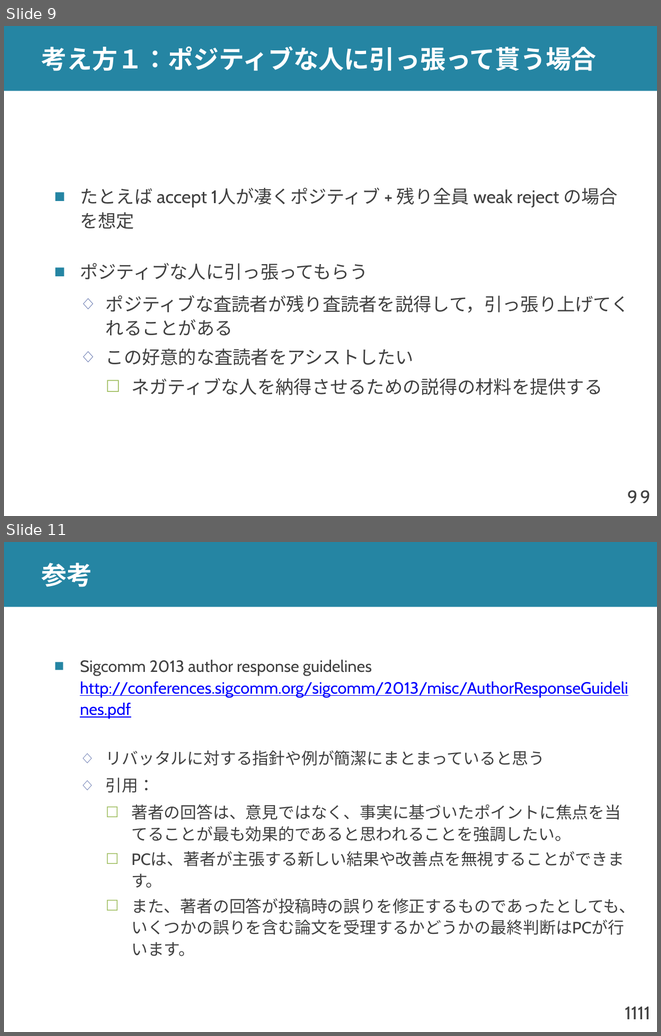
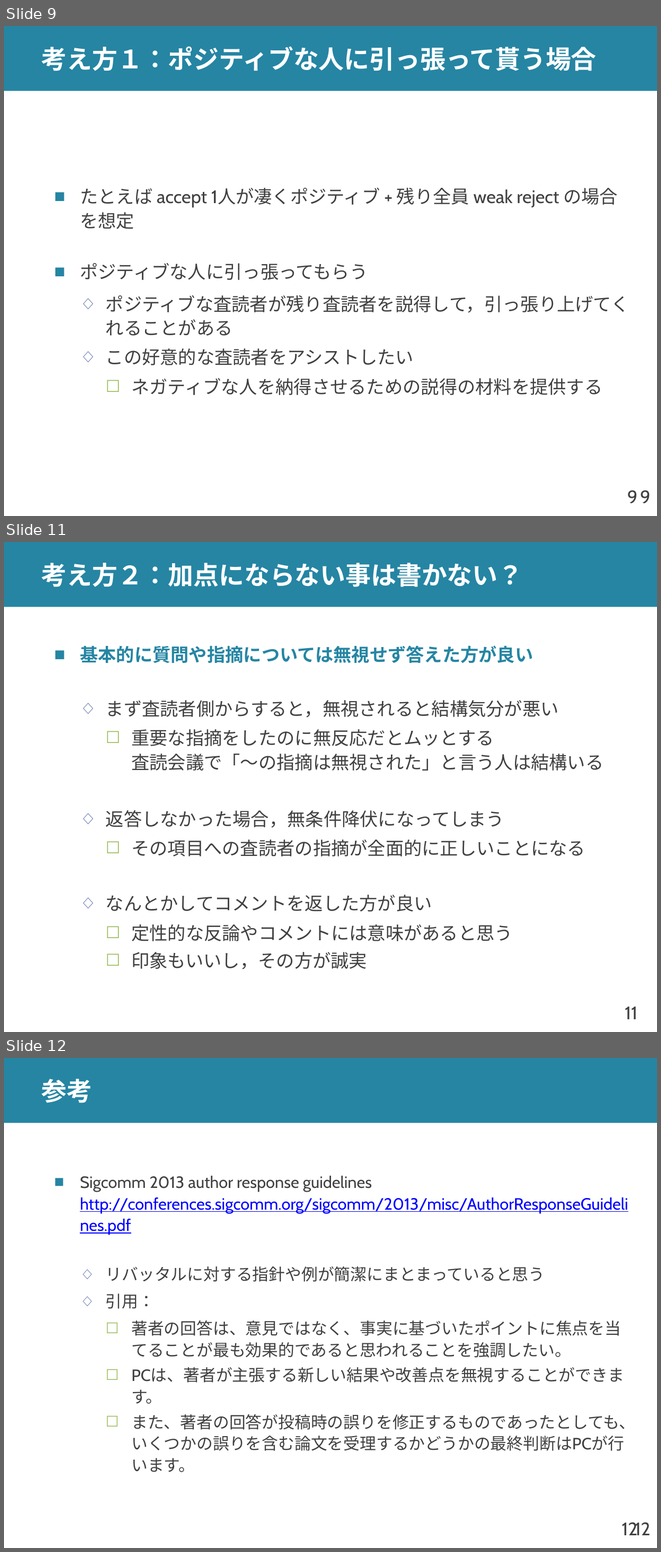
Before and after one commit to shioya-lab/how-to, a slide deck: rebuttal.pptx. Shown one above the other, each under a label of ours: slides 9 and 11 before the commit, slides 9, 11 and 12 after it; the slides between them are not shown. The pictures are 661x1036 and 661x1552 pixels, drawn with LibreOffice and Linux fonts; fonts in the diff are those of the drawing. Boxes give left, top, right and bottom in pixels: in the first picture for what was removed or moved away, otherwise in the second. Text is boxed around its words. In the diff, an @@ line names an element or a change of style, - is before the commit and + after.

```diff
--- a/rebuttal.pptx
+++ b/rebuttal.pptx
@@ slide 11 added at [4, 542, 657, 1032], background #FFFFFF; not listed: 2 template elements that a slide beside it also shows @@
@@ title added at [42, 563, 523, 587], 28 pt, text #FFFFFF, bold @@
+考え方２：加点にならない事は書かない？
@@ text added at [80, 645, 603, 969], 20 pt, text #404040 @@
+■ 基本的に質問や指摘については無視せず答えた方が良い
+  ◇ まず査読者側からすると，無視されると結構気分が悪い
+    ☐ 重要な指摘をしたのに無反応だとムッとする
+      査読会議で「～の指摘は無視された」と言う人は結構いる
+  ◇ 返答しなかった場合，無条件降伏になってしまう
+    ☐ その項目への査読者の指摘が全面的に正しいことになる
+  ◇ なんとかしてコメントを返した方が良い
+    ☐ 定性的な反論やコメントには意味があると思う
+    ☐ 印象もいいし，その方が誠実
@@ what was slide 11 is now slide 12 @@
@@ page number at [621, 1522, 637, 1535]: text changed @@
-11
+12
@@ page number at [635, 1522, 651, 1535]: text changed @@
-11
+12
```
Also in this commit, not shown: 2 slides changed, 2 other files.
